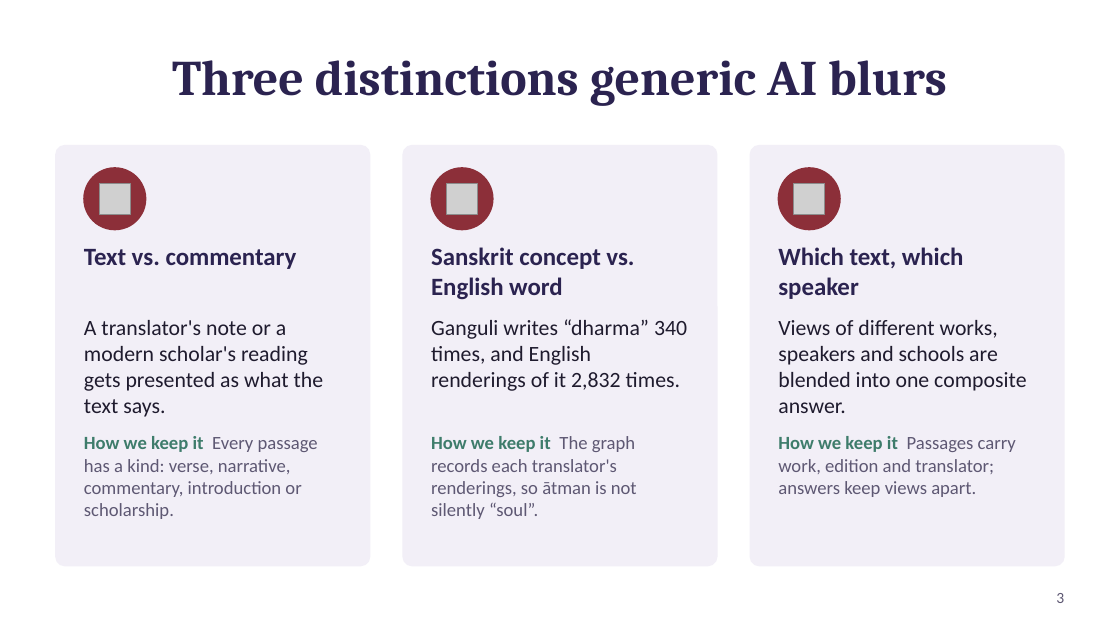
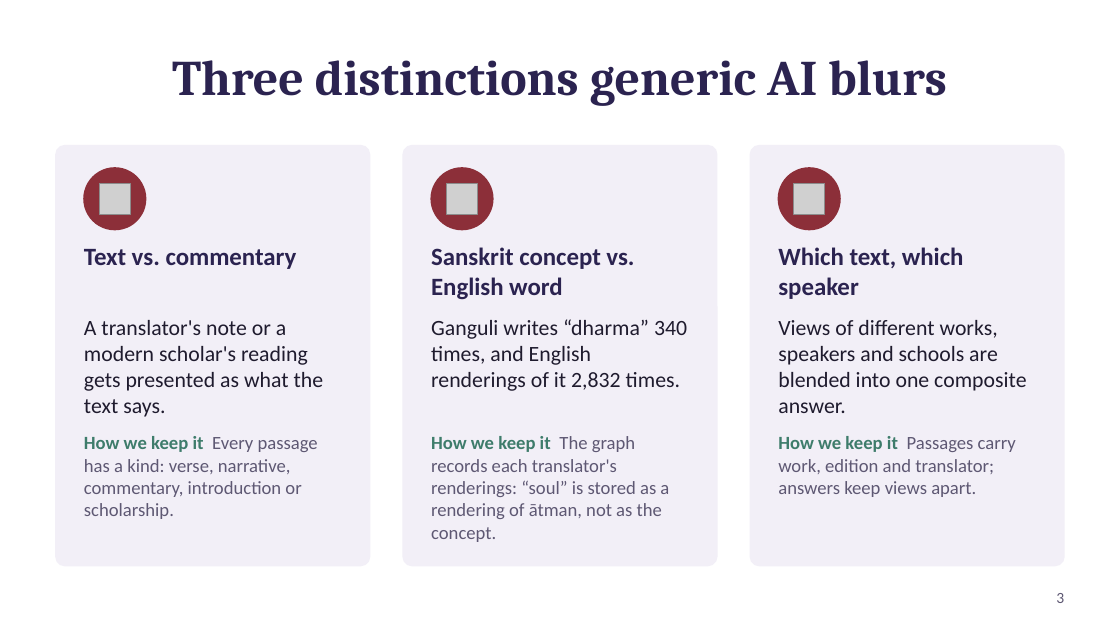
Before and after one commit to vkonda2000/indic-knowledge-graph, a slide deck: slide 3 of docs/slides/ikg-project-goals.pptx. Drawn at 1120x630 pixels with LibreOffice and Linux fonts; fonts in the diff are those of the drawing; grey boxes stand for pictures. Boxes give left, top, right and bottom in pixels: in the first picture for what was removed or moved away, otherwise in the second. Text is boxed around its words. In the diff, an @@ line names an element or a change of style, - is before the commit and + after.

```diff
--- a/docs/slides/ikg-project-goals.pptx
+++ b/docs/slides/ikg-project-goals.pptx
@@ text at (431, 436, 669, 542): text changed @@
-How we keep it The graph records each translator's renderings, so ātman is not silently “soul”.
+How we keep it The graph records each translator's renderings: “soul” is stored as a rendering of ātman, not as the concept.
```
Also in this commit, not shown: 4 other slides changed, 1 other file.
